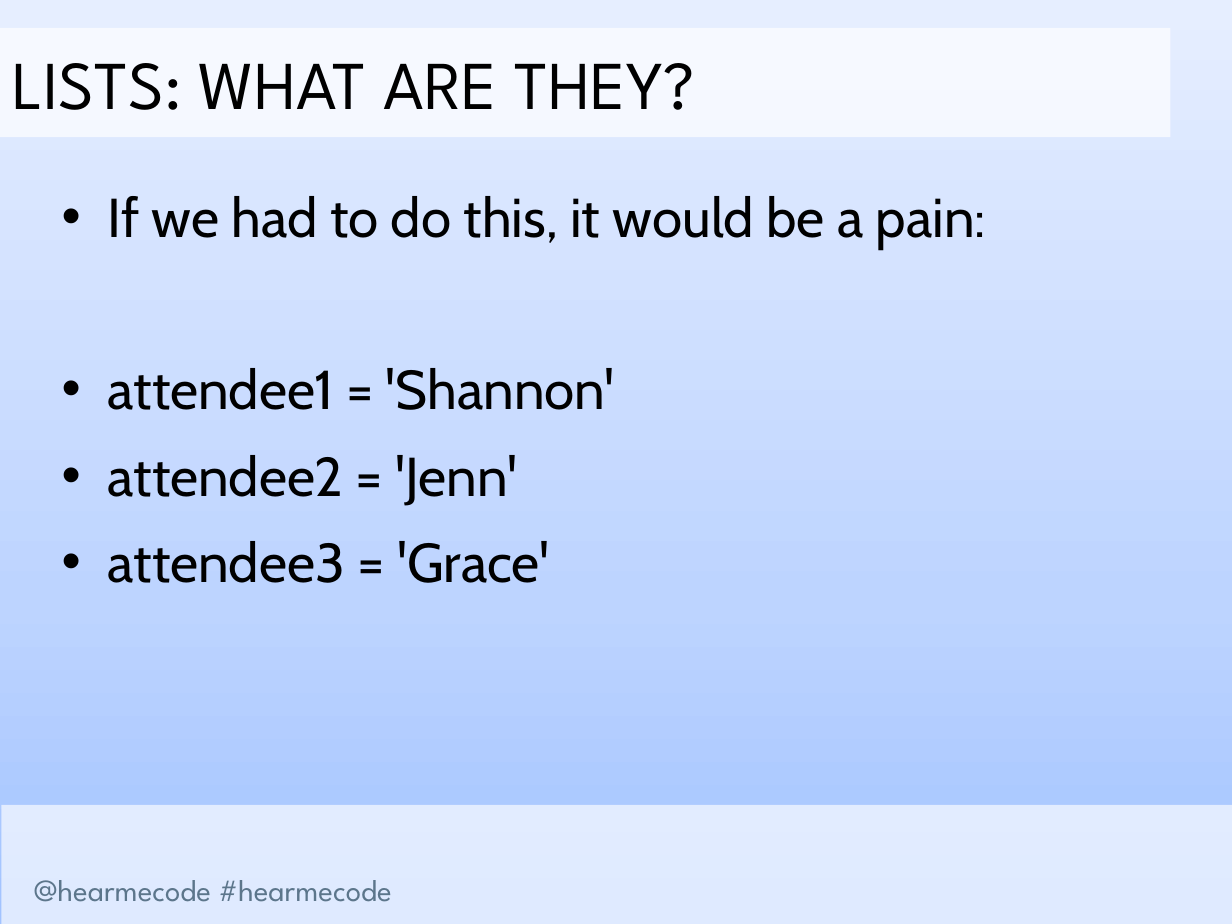
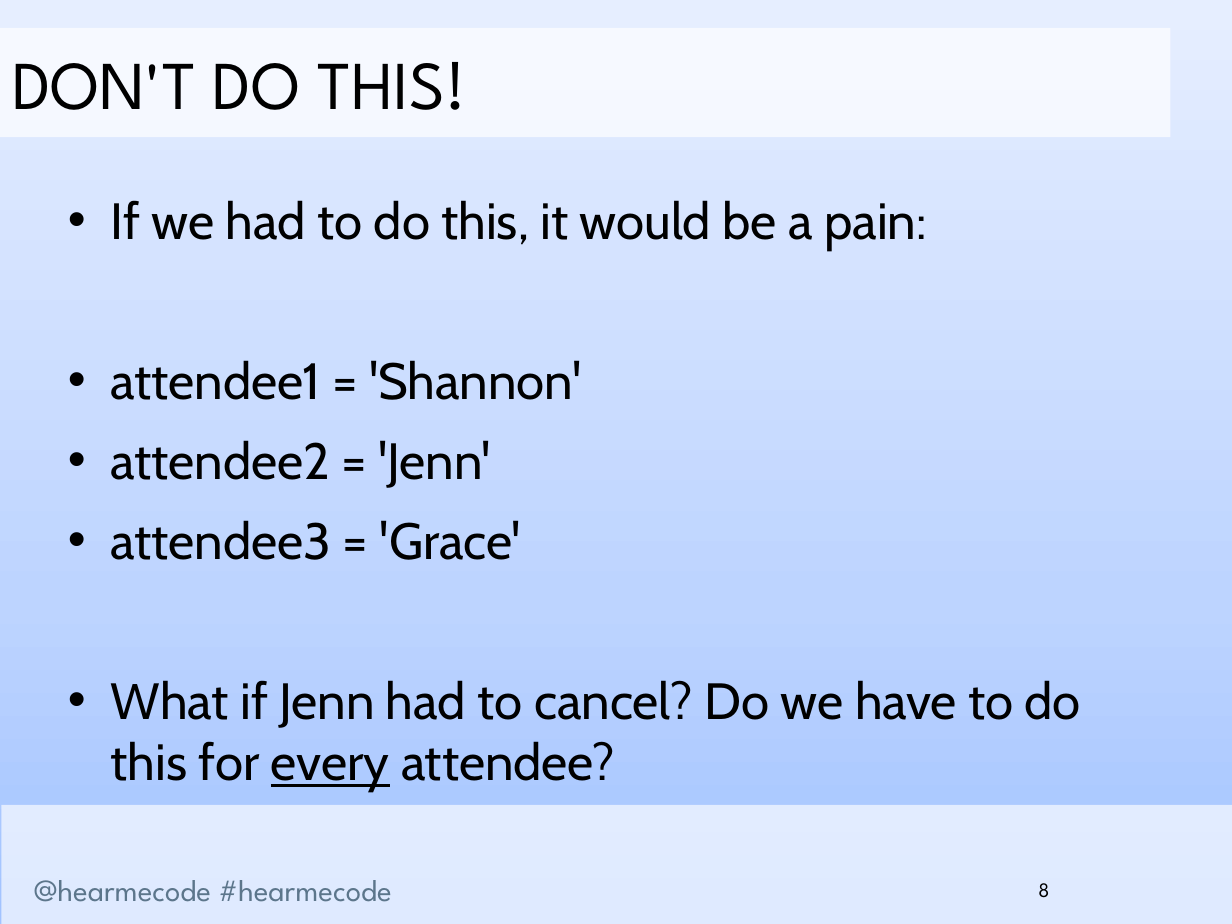
Before and after one commit to hearmecode/slides, a slide deck: slide 8 of Lesson 2/Hear Me Code - Lists and Loops.pptx. Drawn at 1232x924 pixels with LibreOffice and Linux fonts; fonts in the diff are those of the drawing; background and template pictures are left out. Boxes give left, top, right and bottom in pixels: in the first picture for what was removed or moved away, otherwise in the second. Text is boxed around its words. In the diff, an @@ line names an element or a change of style, - is before the commit and + after.

```diff
--- a/Lesson 2/Hear Me Code - Lists and Loops.pptx
+++ b/Lesson 2/Hear Me Code - Lists and Loops.pptx
@@ text in rectangle at [12,62,467,110]: text changed @@
-LISTS: WHAT ARE THEY?
+DON'T DO THIS!
@@ text at [111,200,926,560]: size 32 to 29.8 pt in "If we had to do this, it ...", "attendee1 = 'Shannon'", "attendee2 = 'Jenn'", "attendee3 = 'Grace'"; indent changed; less space between paragraphs @@
@@ text at [111,680,1081,791]: paragraph added @@
+• What if Jenn had to cancel? Do we have to do this for every attendee?
@@ page number added at [1038,883,1049,898], 12 pt, text #000000 @@
+8
```
Also in this commit, not shown: 29 other slides changed, 7 slides added, 3 slides removed, 2 other files.
